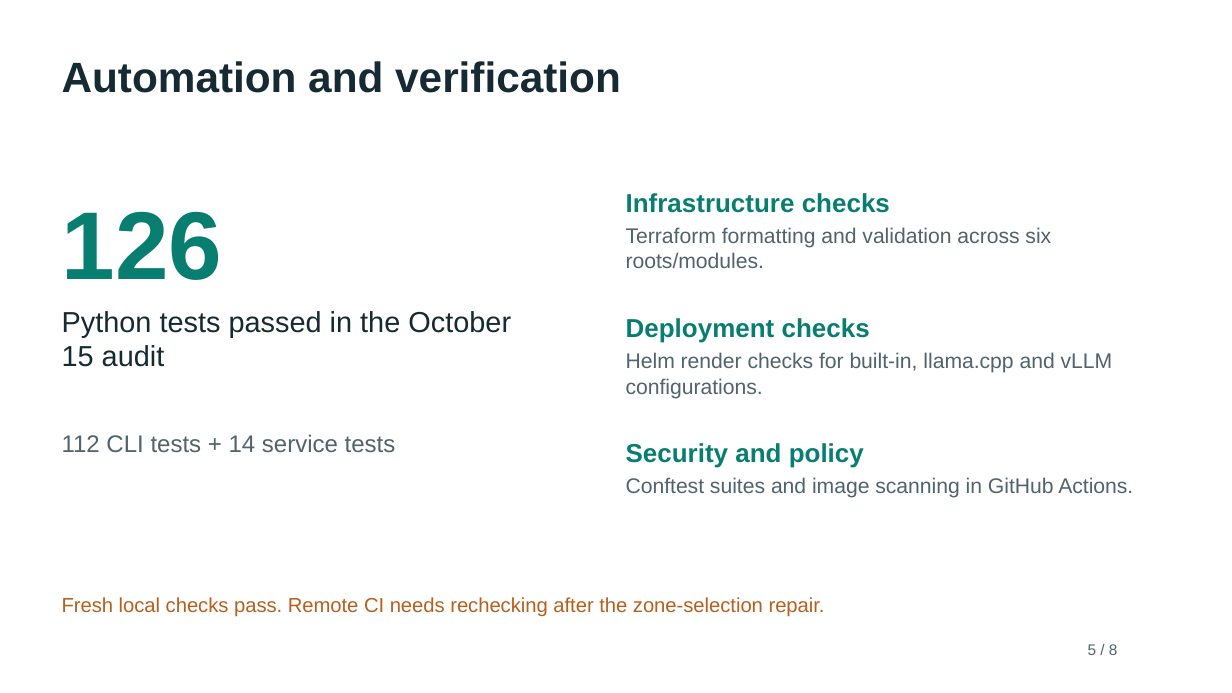
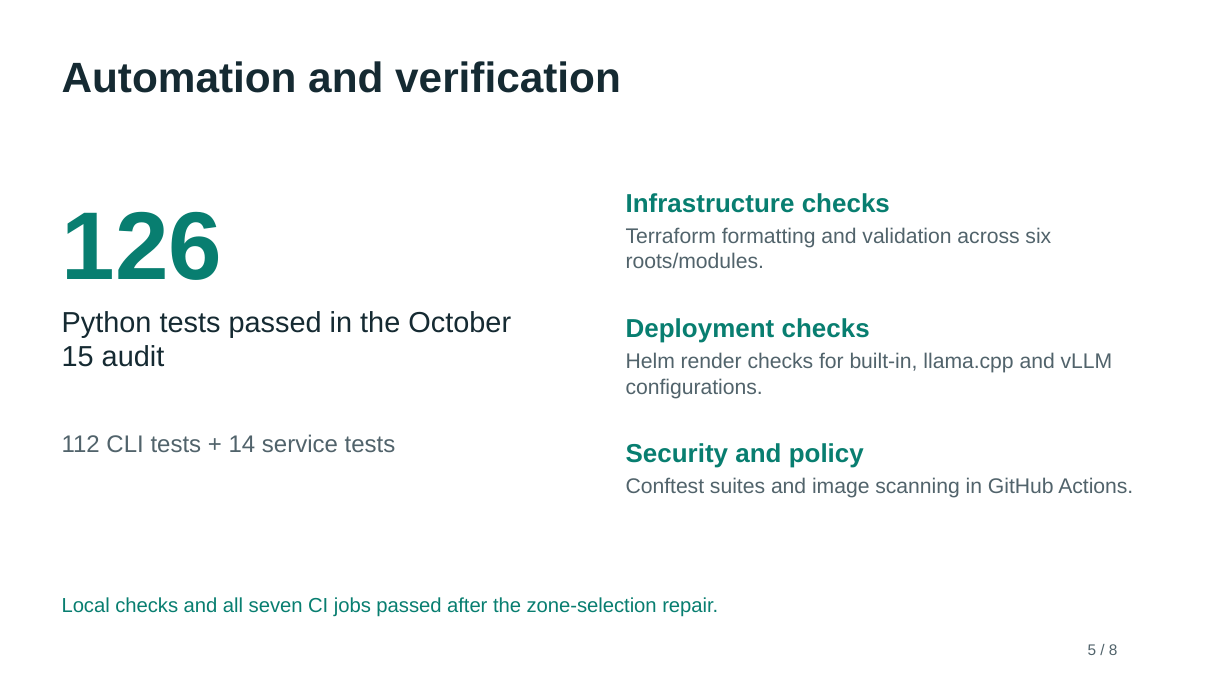
Before and after one commit to johncobio/aiplatform, a slide deck: slide 5 of docs/midpoint/GroupUNKNOWN-aiplatform.pptx. Drawn at 1232x693 pixels with LibreOffice and Linux fonts; fonts in the diff are those of the drawing. Boxes give left, top, right and bottom in pixels: in the first picture for what was removed or moved away, otherwise in the second. Text is boxed around its words. In the diff, an @@ line names an element or a change of style, - is before the commit and + after.

```diff
--- a/docs/midpoint/GroupUNKNOWN-aiplatform.pptx
+++ b/docs/midpoint/GroupUNKNOWN-aiplatform.pptx
@@ text at (62,597,718,617): text changed; text colour #B6601E to #087E70 @@
-Fresh local checks pass. Remote CI needs rechecking after the zone-selection repair.
+Local checks and all seven CI jobs passed after the zone-selection repair.
```
Also in this commit, not shown: 7 other files.
